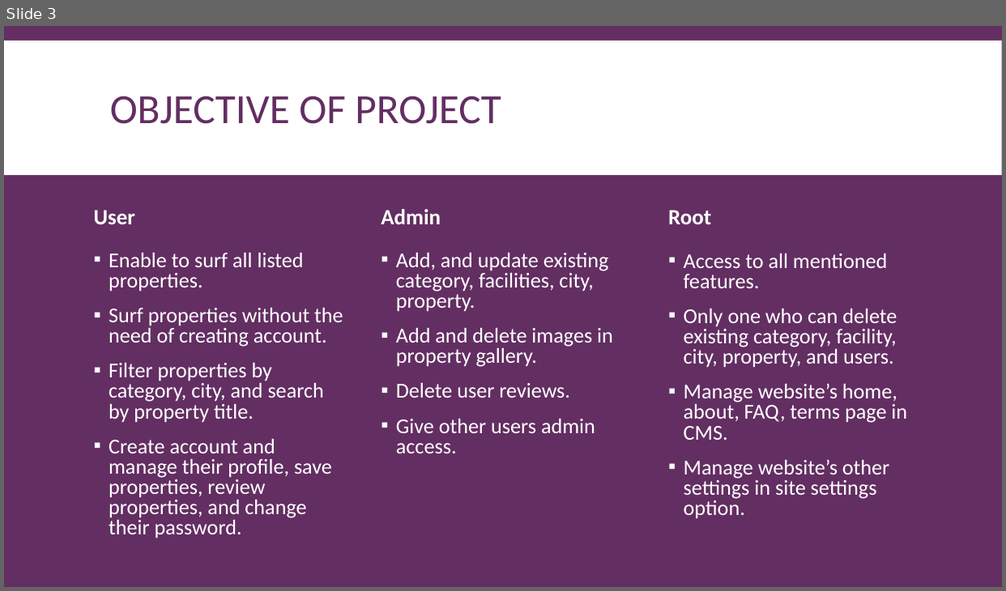
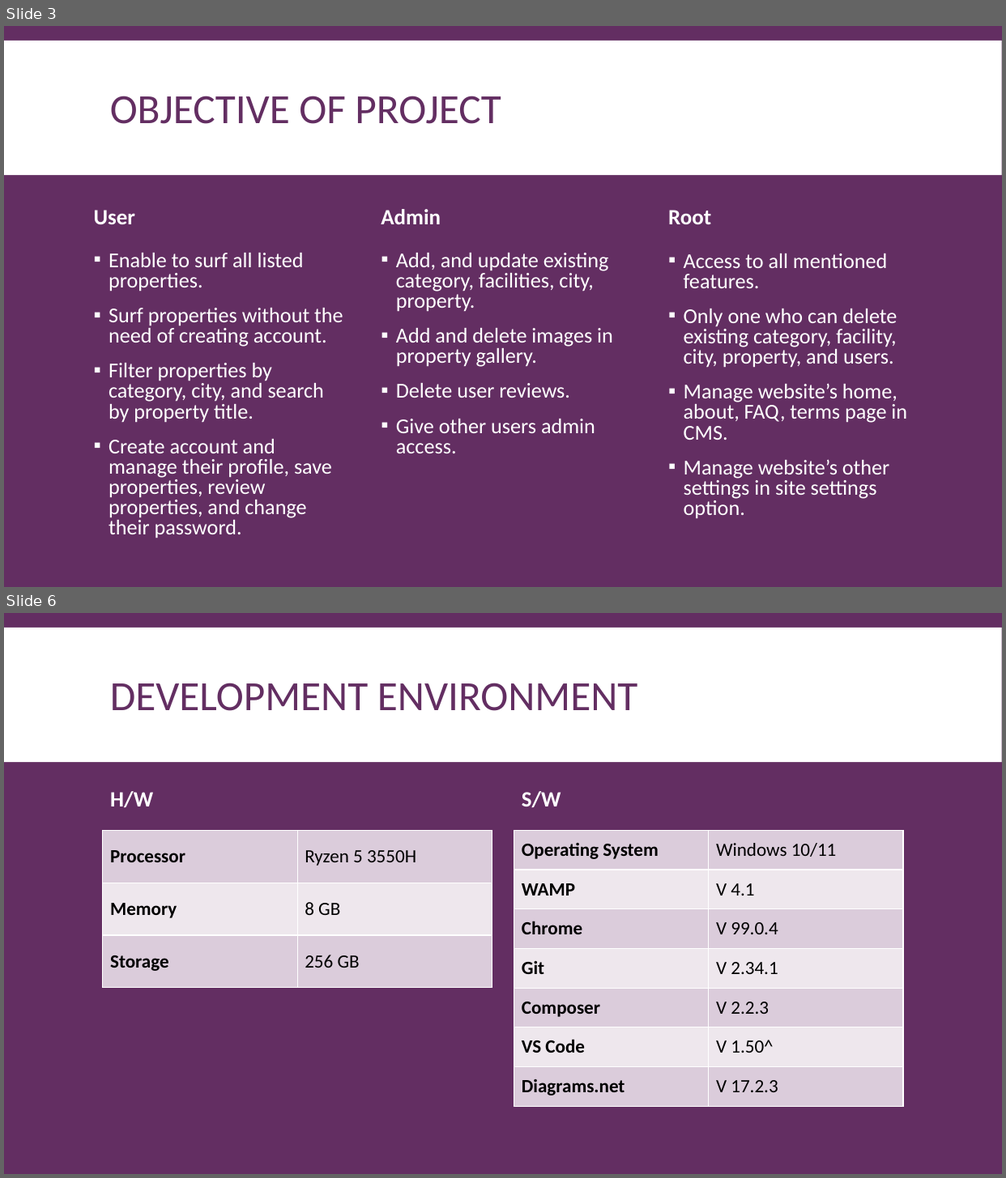
Before and after one commit to yudai-sasaki-94/laravel_real_estate_site, a slide deck: Documentation/DocumentationPresentation.pptx. Shown one above the other, each under a label of ours: slide 3 before the commit, slides 3 and 6 after it; the slides between them are not shown. The pictures are 1006x591 and 1006x1178 pixels, drawn with LibreOffice and Linux fonts; fonts in the diff are those of the drawing. Boxes give left, top, right and bottom in pixels: in the first picture for what was removed or moved away, otherwise in the second. Text is boxed around its words. In the diff, an @@ line names an element or a change of style, - is before the commit and + after.

```diff
--- a/Documentation/DocumentationPresentation.pptx
+++ b/Documentation/DocumentationPresentation.pptx
@@ slide 6 added at box(4, 613, 1002, 1174), background #632E62; not listed: 1 template element that a slide beside it also shows @@
@@ title added at box(110, 683, 638, 711), 40 pt, text #632E62 @@
+DEVELOPMENT ENVIRONMENT
@@ text added at box(110, 791, 153, 808), 21 pt, text #FFFFFF, bold @@
+H/W
@@ text added at box(522, 791, 561, 808), 21 pt, text #FFFFFF, bold @@
+S/W
@@ table added at box(103, 830, 492, 988), 3 rows, 2 columns @@
+Processor | Ryzen 5 3550H
+Memory | 8 GB
+Storage | 256 GB
@@ table added at box(513, 830, 903, 1106), 7 rows, 2 columns @@
+Operating System | Windows 10/11
+WAMP | V 4.1
+Chrome | V 99.0.4
+Git | V 2.34.1
+Composer | V 2.2.3
+VS Code | V 1.50^
+Diagrams.net | V 17.2.3
```
Also in this commit, not shown: 1 slide changed, 6 other slides added, 2 other files.
